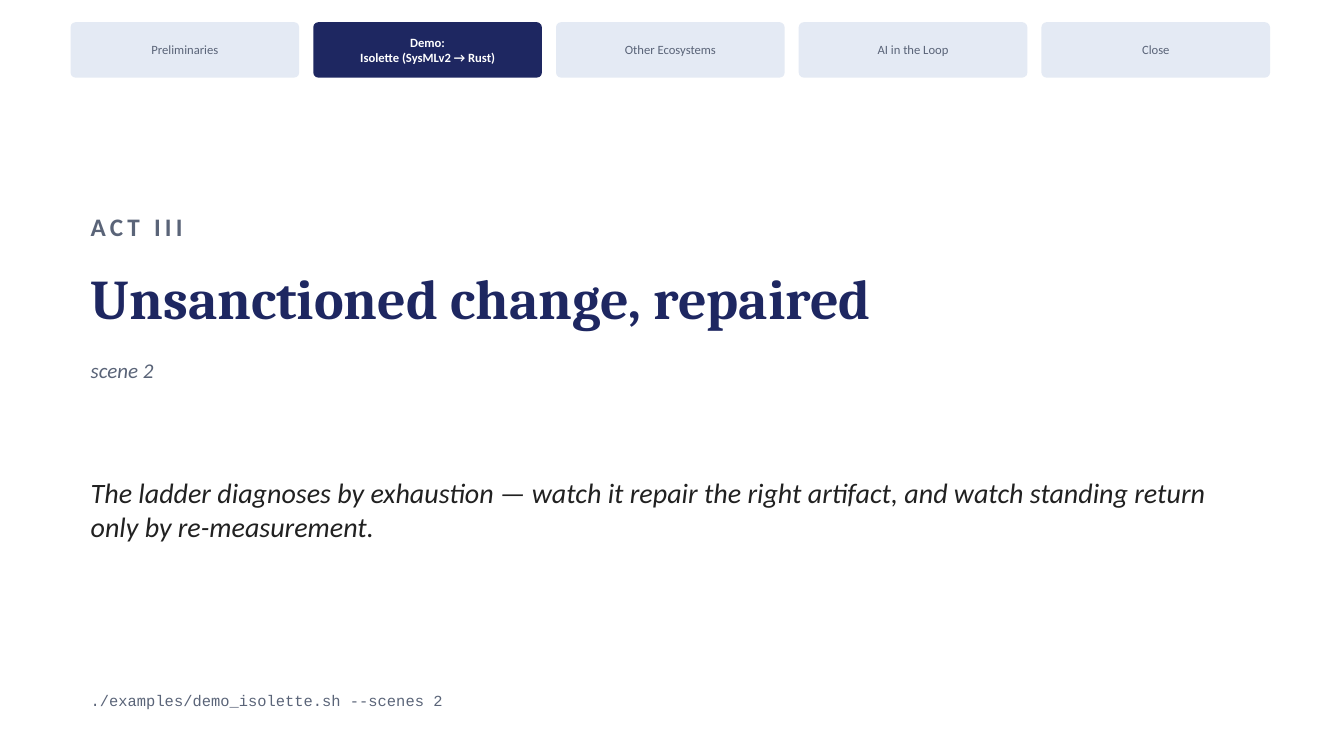
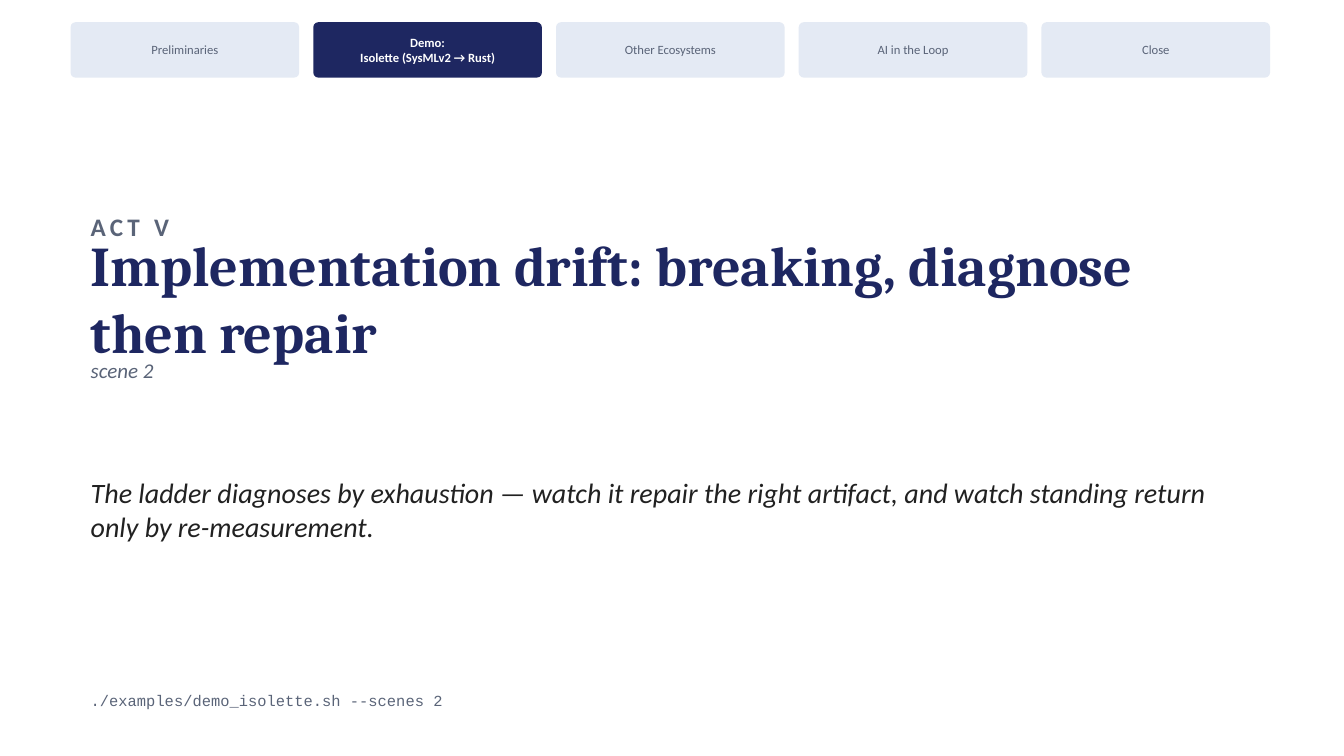
Before and after one commit to ku-sldg/pybb, a slide deck: slide 13 of docs/video_slides_draft.pptx (slide 11 before the commit). Drawn at 1344x756 pixels with LibreOffice and Linux fonts; fonts in the diff are those of the drawing. Boxes give left, top, right and bottom in pixels: in the first picture for what was removed or moved away, otherwise in the second. Text is boxed around its words. In the diff, an @@ line names an element or a change of style, - is before the commit and + after.

```diff
--- a/docs/video_slides_draft.pptx
+++ b/docs/video_slides_draft.pptx
@@ text at <box>91,219,169,236</box>: text changed @@
-ACT III
+ACT V
@@ text at <box>91,234,1133,366</box>: text changed @@
-Unsanctioned change, repaired
+Implementation drift: breaking, diagnose then repair
```
Also in this commit, not shown: 4 other slides changed, 2 slides added, 1 other file.
